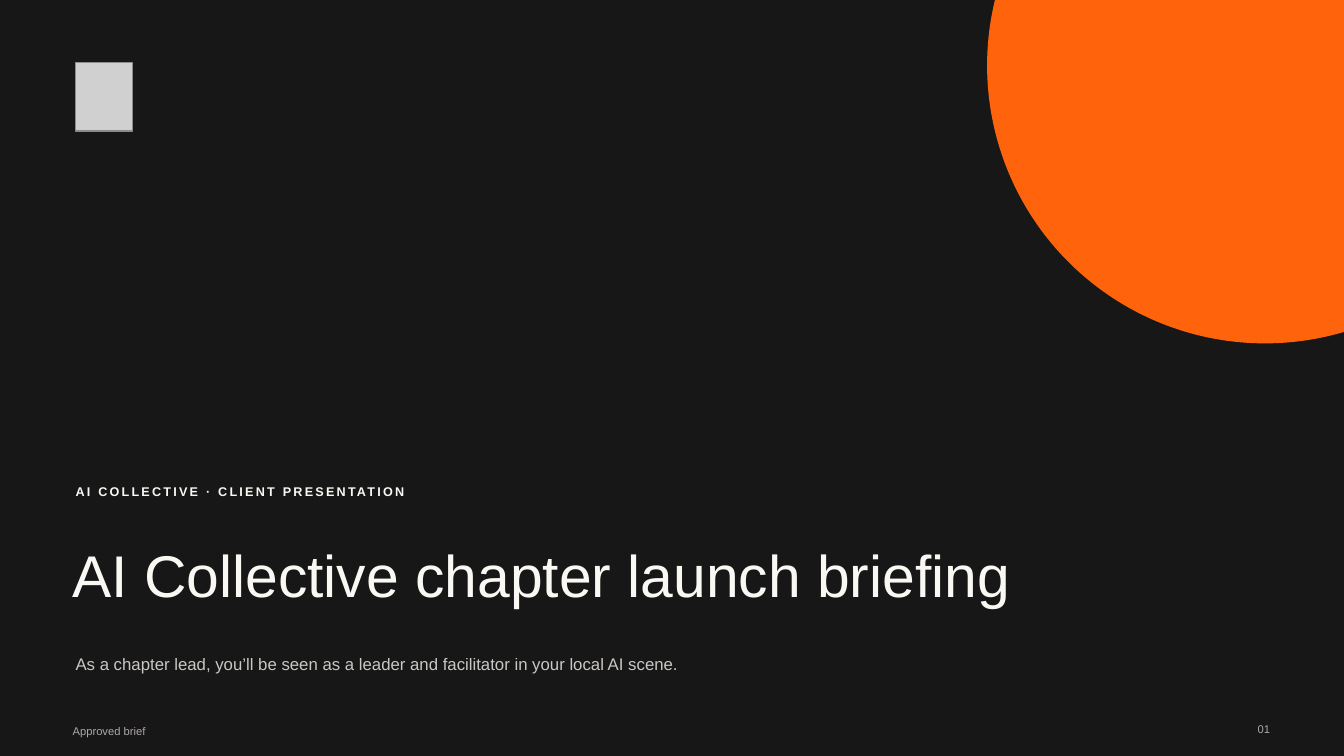
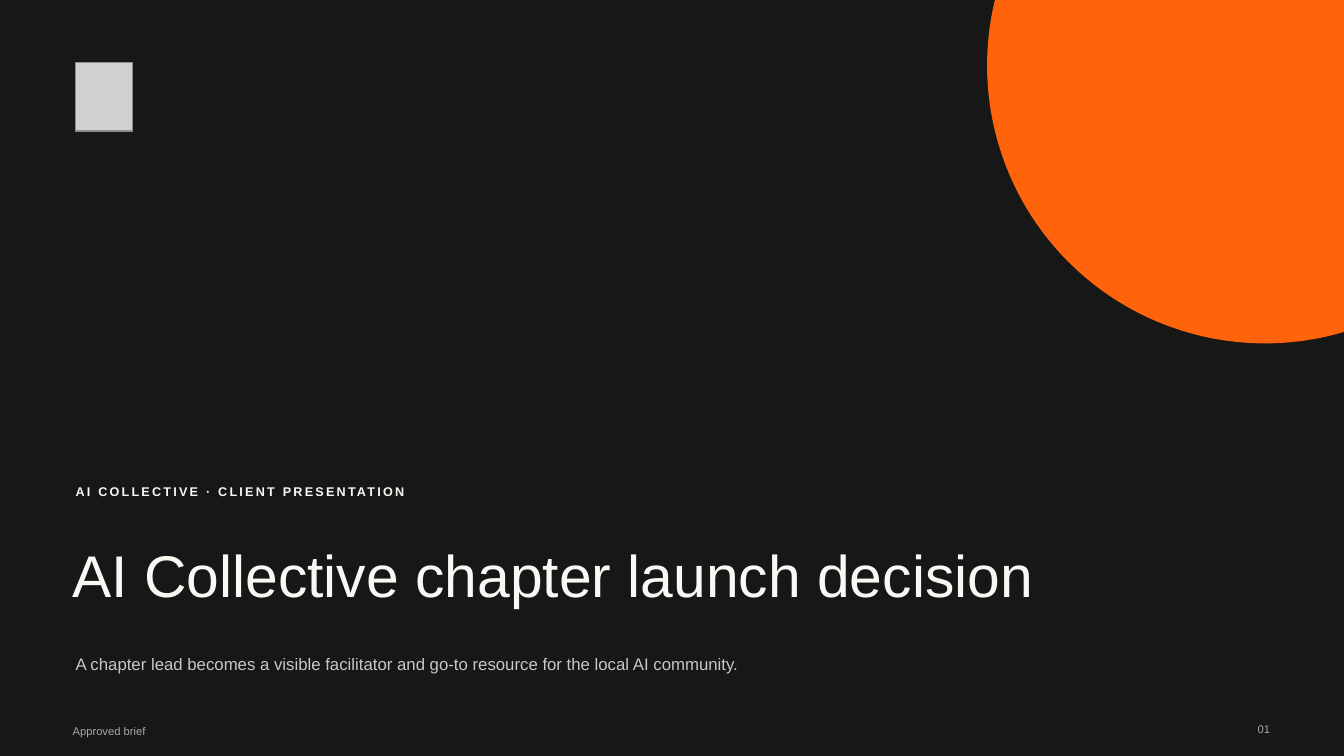
Before and after one commit to daniel-p-green/OAI-Build-Week-2026, a slide deck: slide 1 of outputs/dogfood-ai-collective-chapter-brief/chapter-launch-brief.pptx. Drawn at 1344x756 pixels with LibreOffice and Linux fonts; fonts in the diff are those of the drawing; grey boxes stand for pictures. Boxes give left, top, right and bottom in pixels: in the first picture for what was removed or moved away, otherwise in the second. Text is boxed around its words. In the diff, an @@ line names an element or a change of style, - is before the commit and + after.

```diff
--- a/outputs/dogfood-ai-collective-chapter-brief/chapter-launch-brief.pptx
+++ b/outputs/dogfood-ai-collective-chapter-brief/chapter-launch-brief.pptx
@@ text at (415,554,1033,608): text changed @@
-AI Collective chapter launch briefing
+AI Collective chapter launch decision
@@ text at (76,658,737,674): text changed @@
-As a chapter lead, you’ll be seen as a leader and facilitator in your local AI scene.
+A chapter lead becomes a visible facilitator and go-to resource for the local AI community.
```
Also in this commit, not shown: 2 other slides changed, 6 slides added, 2 slides removed, 20 other files.
